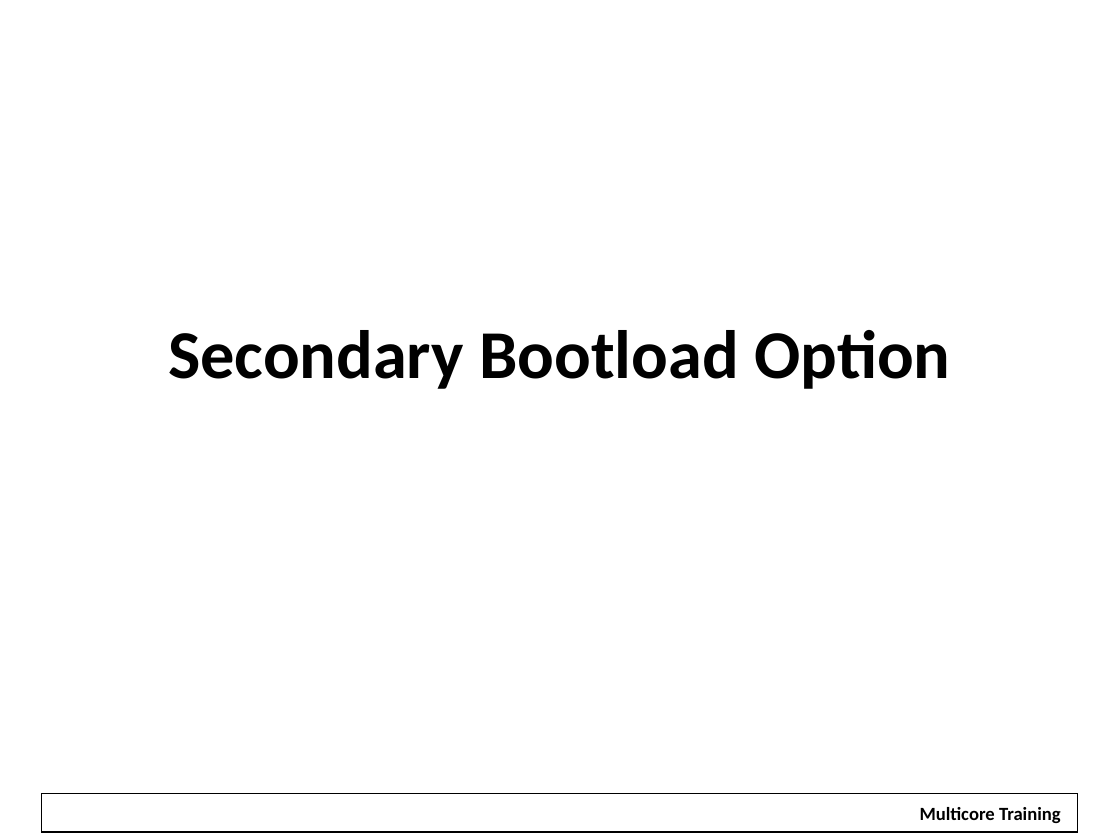
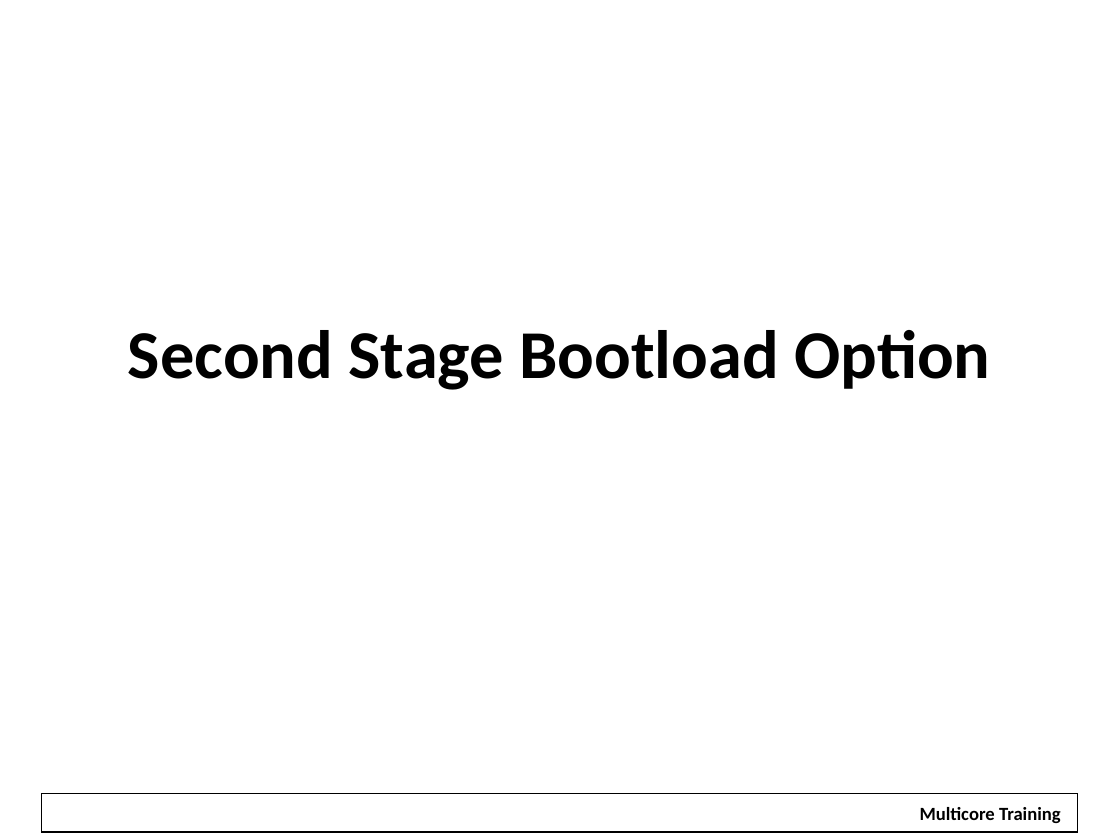
Before and after one commit to hari1989/keystone-workshop, a slide deck: slide 28 of slides/KeyStone Bootloader.pptx (slide 20 before the commit). Drawn at 1120x840 pixels with LibreOffice and Linux fonts; fonts in the diff are those of the drawing; background and template pictures are left out. Boxes give left, top, right and bottom in pixels: in the first picture for what was removed or moved away, otherwise in the second. Text is boxed around its words. In the diff, an @@ line names an element or a change of style, - is before the commit and + after.

```diff
--- a/slides/KeyStone Bootloader.pptx
+++ b/slides/KeyStone Bootloader.pptx
@@ title at [128,330,990,390]: text changed @@
-Secondary Bootload Option
+Second Stage Bootload Option
```
Also in this commit, not shown: 11 other slides changed, 8 slides added.
